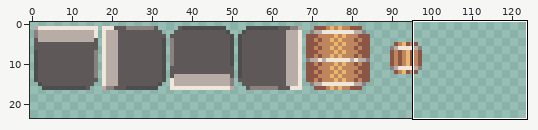
Two states of a pixel-art file, Assets/Yaya/Artwork/Aseprite/Entity Icon.ase. The picture above shows the old version from afar; the outline marks the close-up.
Close-up. First the earlier version:
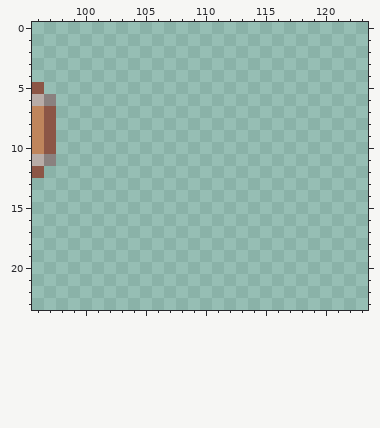
128x128 pixels, 1 frame. Shown: x 96..123, y 0..23. The wide view leaves out empty margins.
Now the later version:
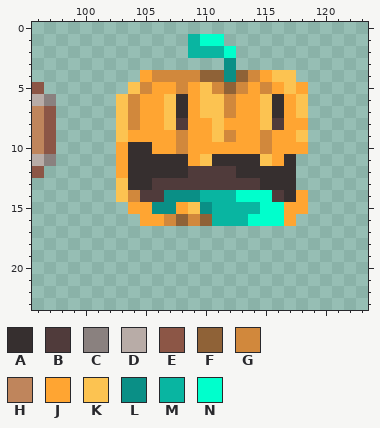
Palette (. is transparent): A #362f2f  B #503b3b  C #8a817f  D #b8aca7  E #8c5646  F #8f6237  G #d1883c  H #bf855c  J #ffa532  K #fcc351  L #0a8f86  M #09b5a1  N #00ffcc
From old to new:
@@ x 96..123 @@
  0 ............................
- 1 ............................
- 2 ............................
- 3 ............................
- 4 ............................
- 5 E...........................
- 6 DC..........................
- 7 HE..........................
- 8 HE..........................
- 9 HE..........................
-10 HE..........................
-11 DC..........................
-12 E...........................
-13 ............................
-14 ............................
-15 ............................
-16 ............................
+ 1 .............MNN............
+ 2 .............MMMN...........
+ 3 ................L...........
+ 4 .........JGGGGFFLFGJKK......
+ 5 E.......KGJJGJKGFGJGJKJ.....
+ 6 DC.....KGJJKAJKKGJJKAJK.....
+ 7 HE.....KGJJKAJKKGJJKAJK.....
+ 8 HE.....KGJJKBJJKJJJKBJJ.....
+ 9 HE.....KJJJJGJJKGJJGJJK.....
+10 HE.....JAAJJGJJJJJJGJJJ.....
+11 DC.....JAAAAAJKAAAAKJA......
+12 E......JAAAAABBBBAAAAA......
+13 .......KAABBBBBBBBBAAA......
+14 .......KGBBLLLMMMNNNBAJ.....
+15 ........JJLLJKLMMMMNNJJ.....
+16 .........JJGFGFMMMNNNJ......
 17 ............................
Pixel boxes of the changes (left, top, right, bottom) in both close-ups:
added: (116, 34, 308, 226)
